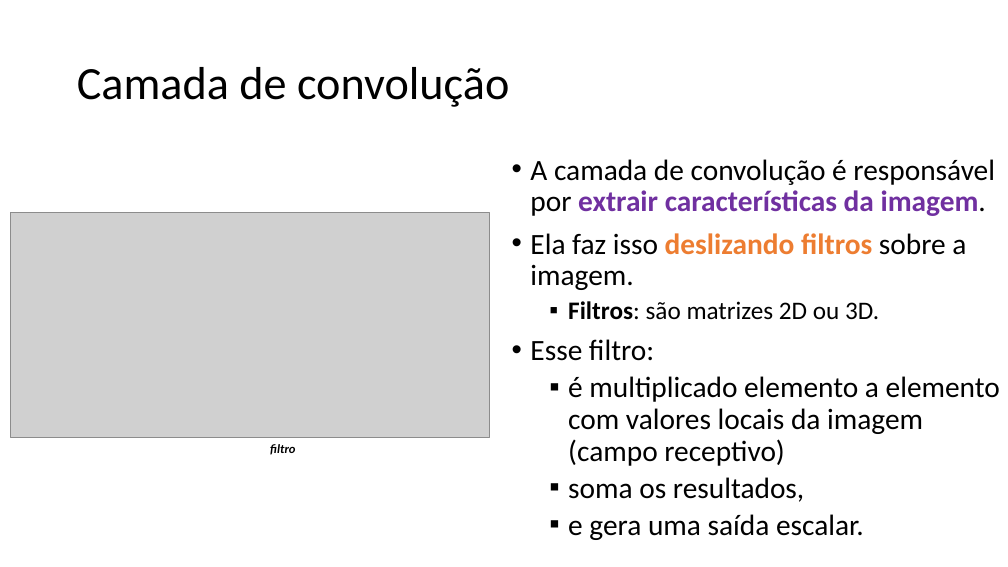
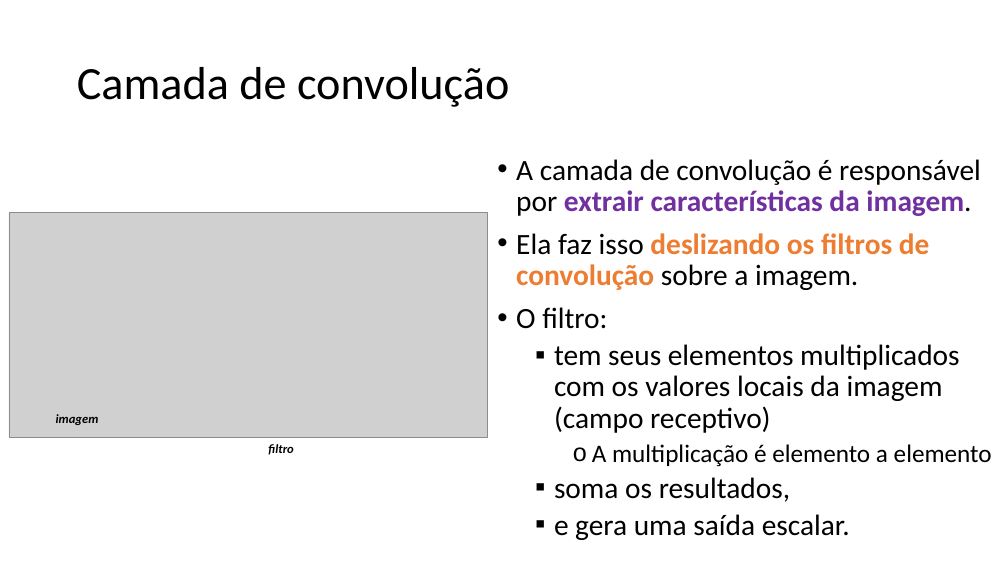
Before and after one commit to zz4fap/c24_inteligencia_artificial, a slide deck: slide 24 of slides/C24_CNN.pptx (slide 23 before the commit). Drawn at 1008x567 pixels with LibreOffice and Linux fonts; fonts in the diff are those of the drawing; grey boxes stand for pictures. Boxes give left, top, right and bottom in pixels: in the first picture for what was removed or moved away, otherwise in the second. Text is boxed around its words. In the diff, an @@ line names an element or a change of style, - is before the commit and + after.

```diff
--- a/slides/C24_CNN.pptx
+++ b/slides/C24_CNN.pptx
@@ text "A camada de convolução é ...": place and size @@
-text "A camada de convolução é ..." at (530, 159, 1000, 540)
+text "A camada de convolução é ..." at (516, 159, 992, 540)
@@ text at (516, 233, 992, 467): text changed @@
-• Ela faz isso deslizando filtros sobre a imagem.
-  ▪ Filtros: são matrizes 2D ou 3D.
-• Esse filtro:
-  ▪ é multiplicado elemento a elemento com valores locais da imagem (campo receptivo)
+• Ela faz isso deslizando os filtros de convolução sobre a imagem.
+• O filtro:
+  ▪ tem seus elementos multiplicados com os valores locais da imagem (campo receptivo)
+    o A multiplicação é elemento a elemento
@@ text added at (56, 414, 99, 425), 12 pt, text #000000, bold, italic @@
+imagem
```
Also in this commit, not shown: 13 other slides changed, 2 slides added, 2 other files.
